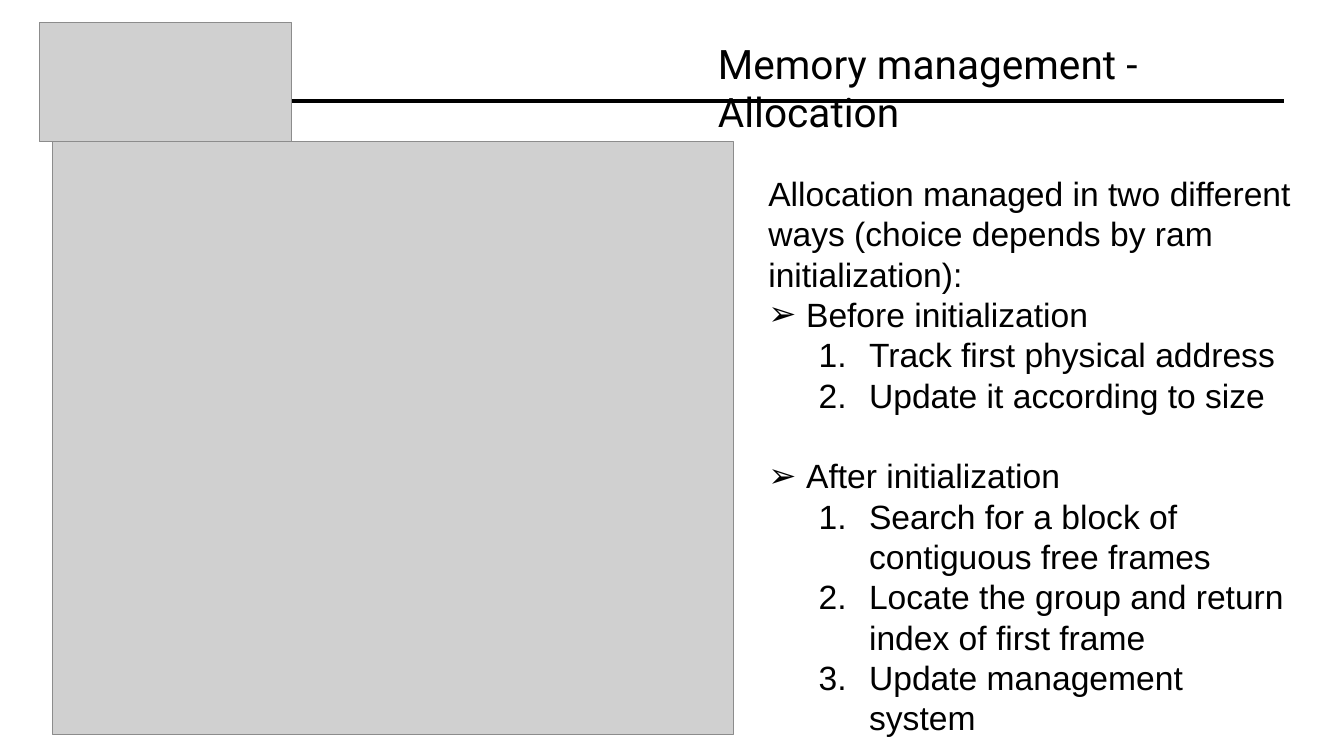
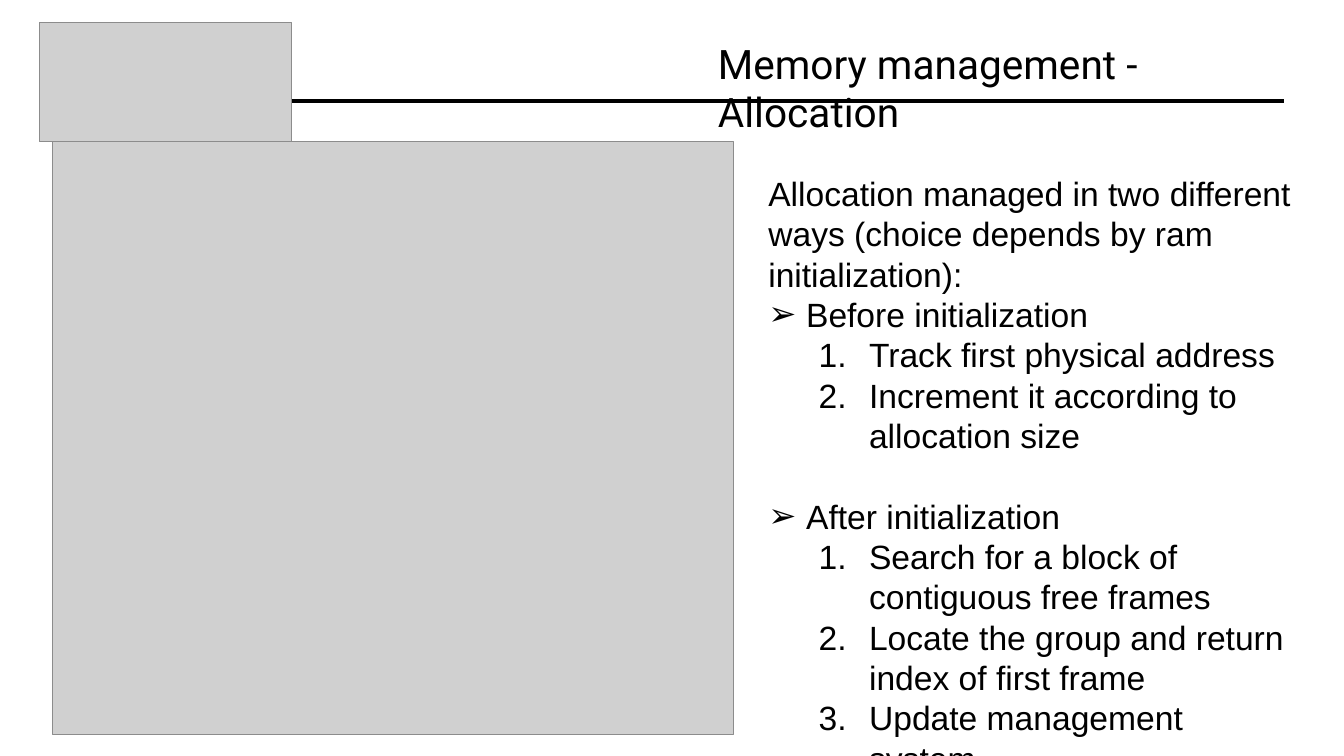
Before and after one commit to Davide619/OS161, a slide deck: slide 17 of Presentazione Progetto OS161.pptx. Drawn at 1344x756 pixels with LibreOffice and Linux fonts; fonts in the diff are those of the drawing; grey boxes stand for pictures. Boxes give left, top, right and bottom in pixels: in the first picture for what was removed or moved away, otherwise in the second. Text is boxed around its words. In the diff, an @@ line names an element or a change of style, - is before the commit and + after.

```diff
--- a/Presentazione Progetto OS161.pptx
+++ b/Presentazione Progetto OS161.pptx
@@ text at <box>869,383,1237,449</box>: text changed @@
-  2. Update it according to size
+  2. Increment it according to allocation size
```
Also in this commit, not shown: 2 other slides changed, 1 other file.
